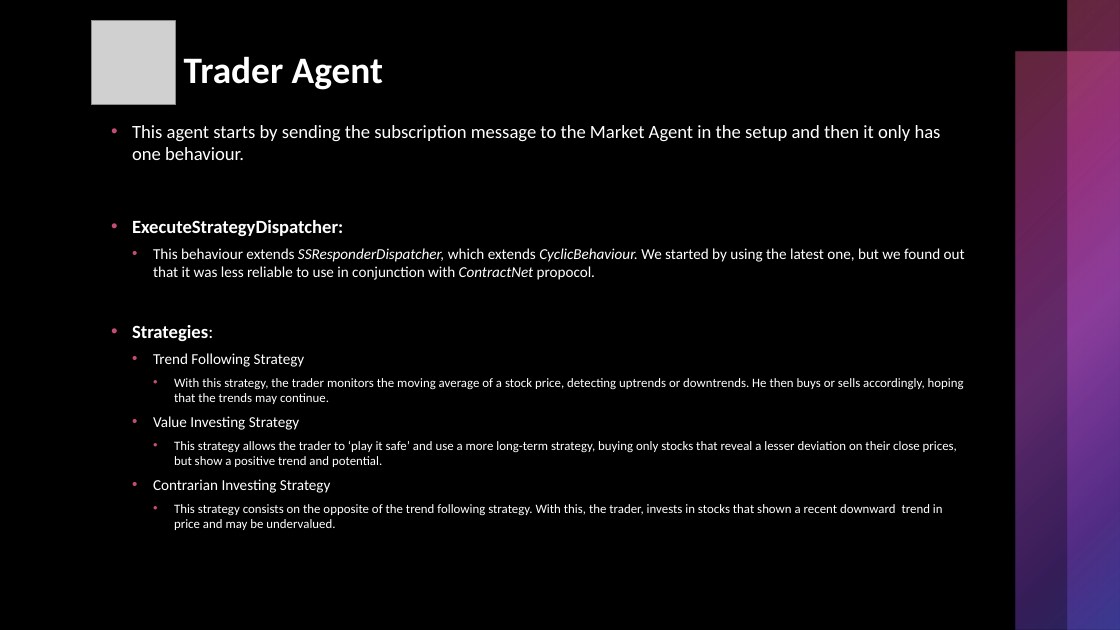
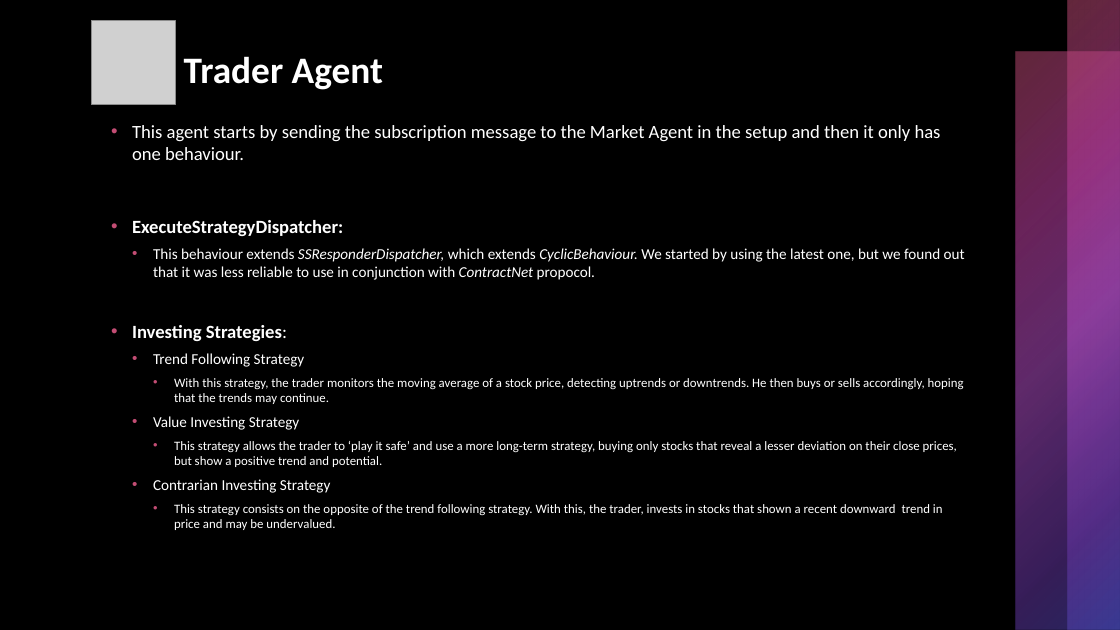
Before and after one commit to sergiodagama/FEUP-ASMA_Investment_Strategies_Simulation_Multi_Agent_System, a slide deck: slide 6 of docs/presentation.pptx. Drawn at 1120x630 pixels with LibreOffice and Linux fonts; fonts in the diff are those of the drawing; grey boxes stand for pictures. Boxes give left, top, right and bottom in pixels: in the first picture for what was removed or moved away, otherwise in the second. Text is boxed around its words. In the diff, an @@ line names an element or a change of style, - is before the commit and + after.

```diff
--- a/docs/presentation.pptx
+++ b/docs/presentation.pptx
@@ text at (132,325,287,341): text changed @@
-• Strategies:
+• Investing Strategies:
```
Also in this commit, not shown: 3 other slides changed, 3 other files.
